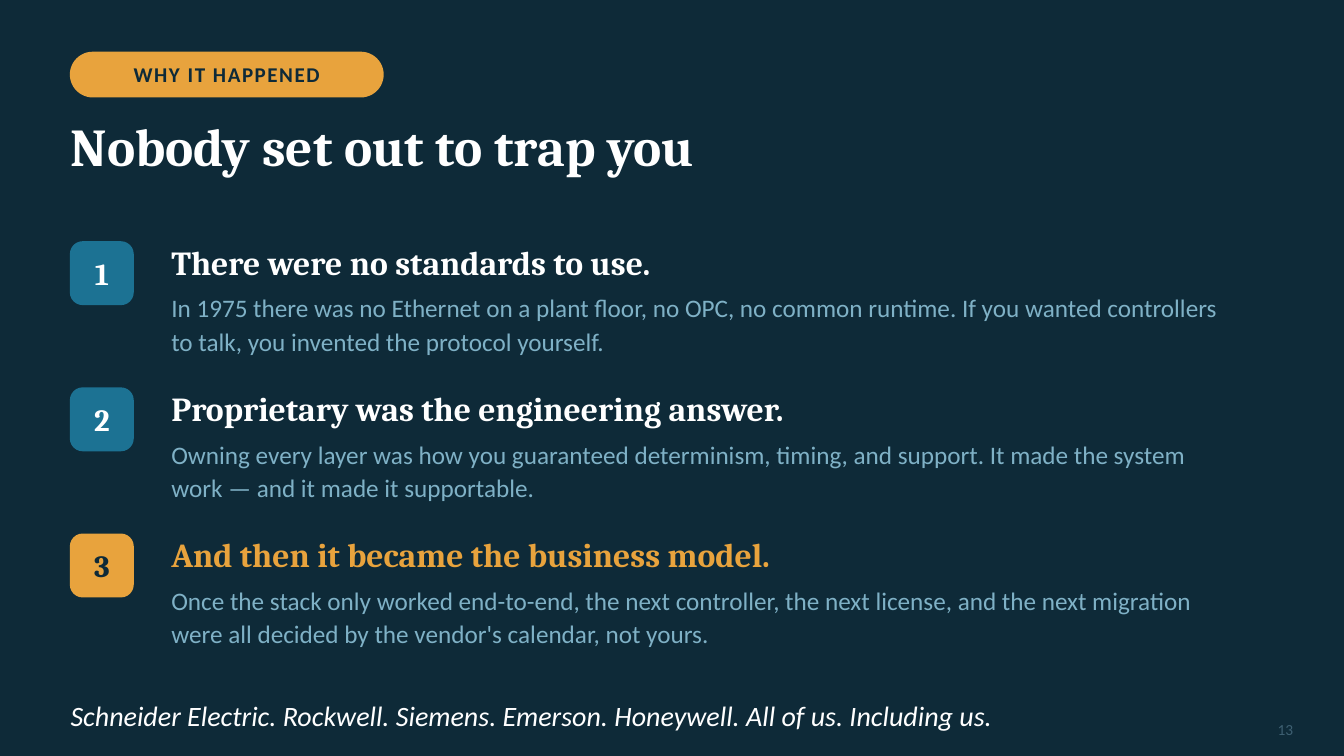
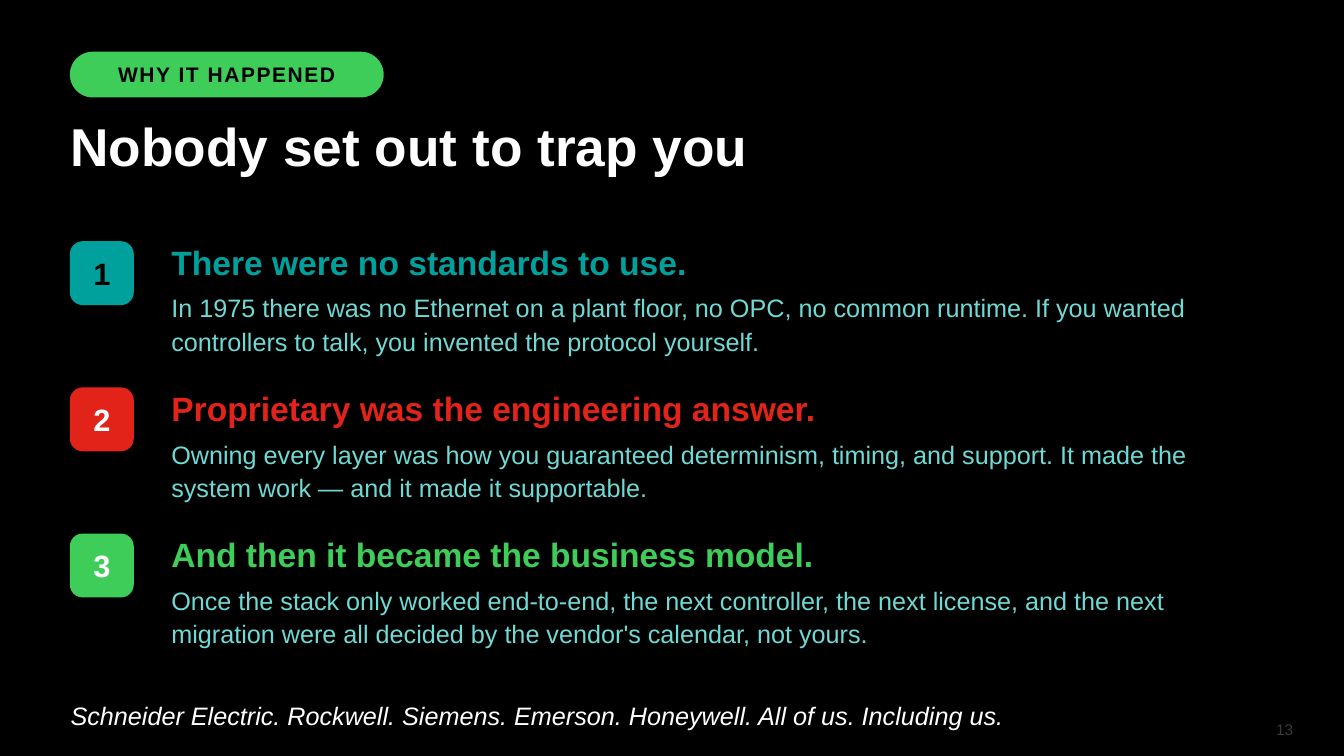
Before and after one commit to KyleSandersSE/AgentSE, a slide deck: slide 13 of presentations/tri-state-2026/SDA-Water-Wastewater-TriState-2026.pptx. Drawn at 1344x756 pixels with LibreOffice and Linux fonts; fonts in the diff are those of the drawing. Boxes give left, top, right and bottom in pixels: in the first picture for what was removed or moved away, otherwise in the second. Text is boxed around its words. In the diff, an @@ line names an element or a change of style, - is before the commit and + after.

```diff
--- a/presentations/tri-state-2026/SDA-Water-Wastewater-TriState-2026.pptx
+++ b/presentations/tri-state-2026/SDA-Water-Wastewater-TriState-2026.pptx
@@ background #0E2A38 to #000000 @@
@@ text "WHY IT HAPPENED" at box(118, 67, 335, 82): font Calibri to Arial, text colour #0E2A38 to #000000 @@
@@ rounded rectangle at box(71, 52, 383, 97): fill #E8A33D to #3DCD58; outline #E8A33D 1 pt to #3DCD58 1 pt @@
@@ text "Nobody set out to trap ..." at box(71, 127, 748, 176): font Cambria to Arial @@
@@ text "There were no standards to ..." at box(171, 250, 686, 276): font Cambria to Arial, text colour #FFFFFF to #00A19C @@
@@ text "1" at box(93, 264, 110, 285): font Cambria to Arial, text colour #FFFFFF to #000000 @@
@@ rounded rectangle at box(71, 242, 133, 304): fill #1C7293 to #00A19C; outline #1C7293 1 pt to #00A19C 1 pt @@
@@ text "2" at box(93, 409, 110, 431): font Cambria to Arial @@
@@ rounded rectangle at box(71, 388, 133, 451): fill #1C7293 to #E2231A; outline #1C7293 1 pt to #E2231A 1 pt @@
@@ text "Proprietary was the engineering answer." at box(171, 396, 815, 428): font Cambria to Arial, text colour #FFFFFF to #E2231A @@
@@ text "3" at box(93, 555, 110, 578): font Cambria to Arial, text colour #0E2A38 to #FFFFFF @@
@@ rounded rectangle at box(71, 534, 133, 597): fill #E8A33D to #3DCD58; outline #E8A33D 1 pt to #3DCD58 1 pt @@
@@ text "And then it became the ..." at box(171, 542, 813, 568): font Cambria to Arial, text colour #E8A33D to #3DCD58 @@
@@ font Calibri to Arial, text colour #7FB1C6 to #6FD9D4 in 3 elements at box(171, 298, 1185, 357), box(171, 445, 1186, 503), box(171, 591, 1164, 649) @@
@@ text "Schneider Electric. Rockwell. Siemens. Emerson. ..." at box(71, 706, 1004, 731): size 20 to 18 pt, font Calibri to Arial @@
@@ text "13" at box(1276, 725, 1293, 735): font Calibri to Arial, text colour #3E6072 to #3A3A3A @@
```
Also in this commit, not shown: 32 other slides changed, 2 other files.
